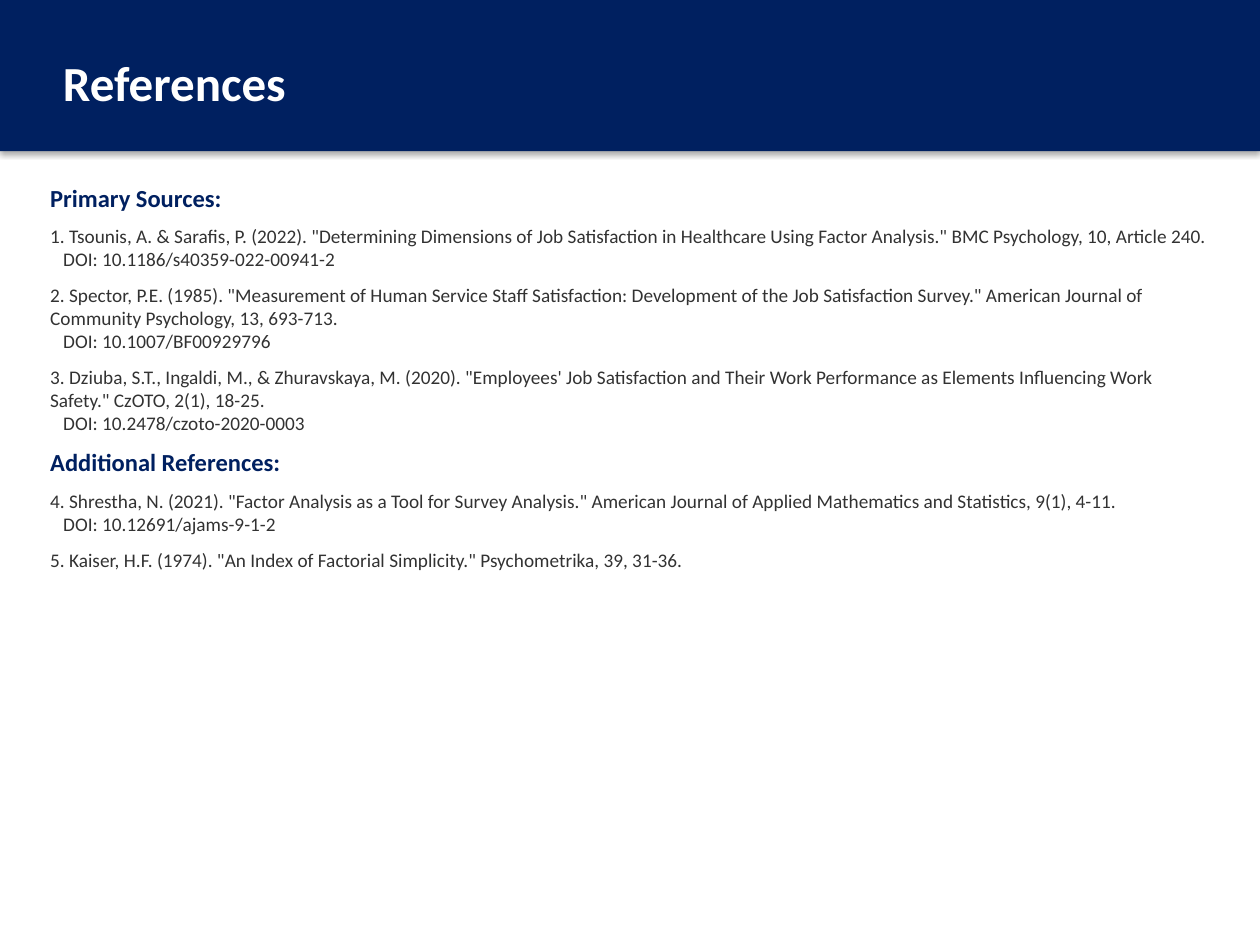
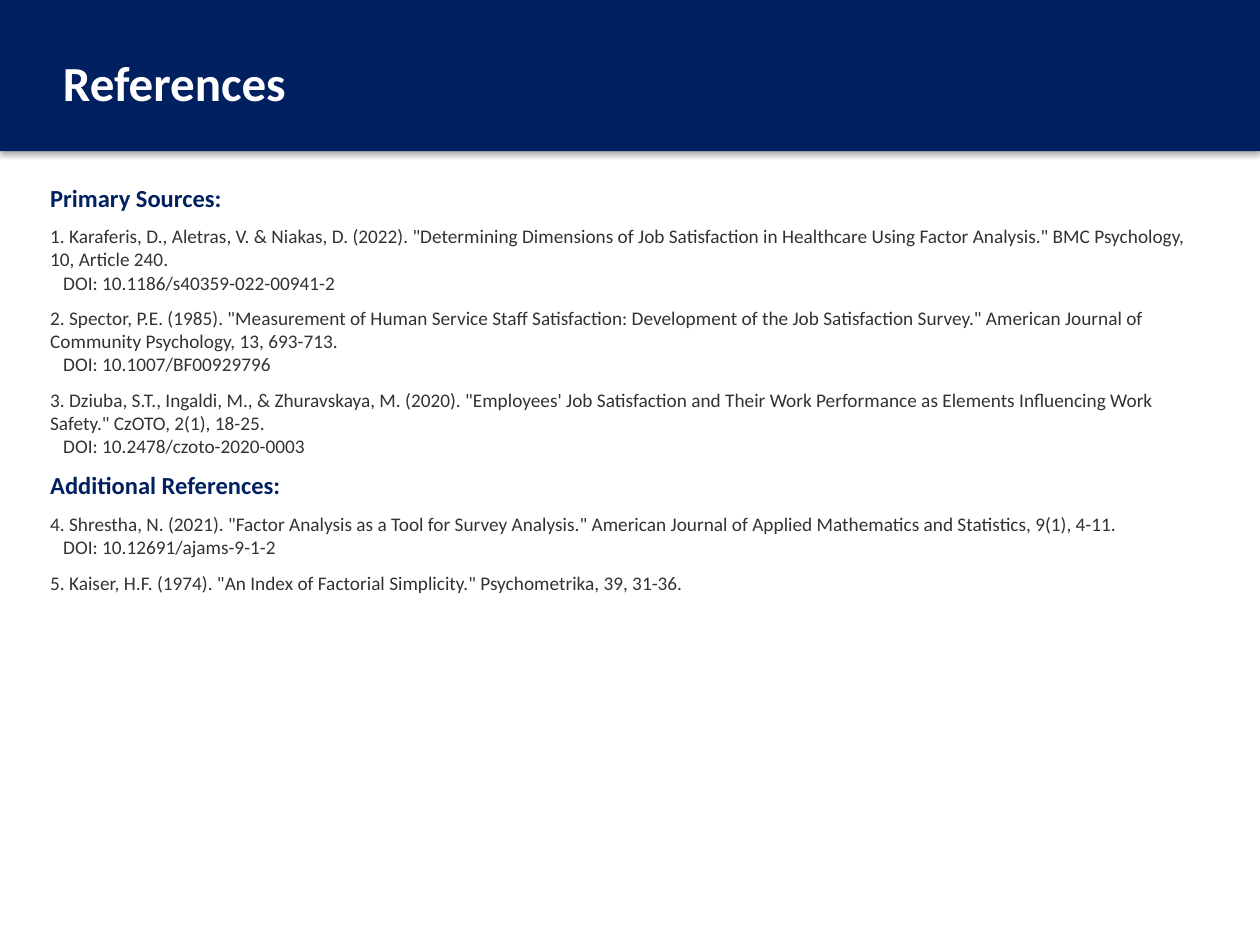
Before and after one commit to thenaivedetective/sp500-stock-performance, a slide deck: slide 26 of Factor_Analysis_JobSatisfaction_Presentation.pptx. Drawn at 1260x945 pixels with LibreOffice and Linux fonts; fonts in the diff are those of the drawing. Boxes give left, top, right and bottom in pixels: in the first picture for what was removed or moved away, otherwise in the second. Text is boxed around its words. In the diff, an @@ line names an element or a change of style, - is before the commit and + after.

```diff
--- a/Factor_Analysis_JobSatisfaction_Presentation.pptx
+++ b/Factor_Analysis_JobSatisfaction_Presentation.pptx
@@ text at (x1=50, y1=229, x2=1184, y2=269): text changed @@
-1. Tsounis, A. & Sarafis, P. (2022). "Determining Dimensions of Job Satisfaction in Healthcare Using Factor Analysis." BMC Psychology, 10, Article 240.
+1. Karaferis, D., Aletras, V. & Niakas, D. (2022). "Determining Dimensions of Job Satisfaction in Healthcare Using Factor Analysis." BMC Psychology, 10, Article 240.
```
Also in this commit, not shown: 13 other slides changed, 12 other files.
